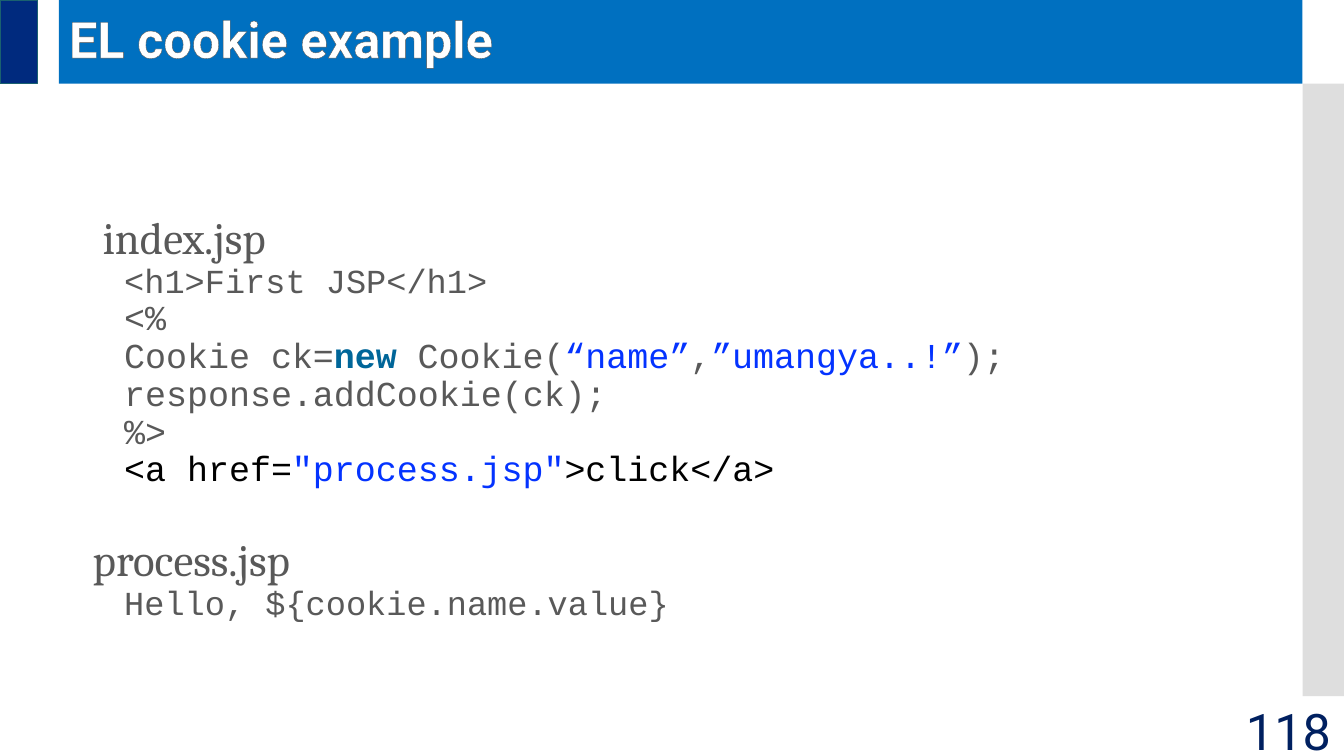
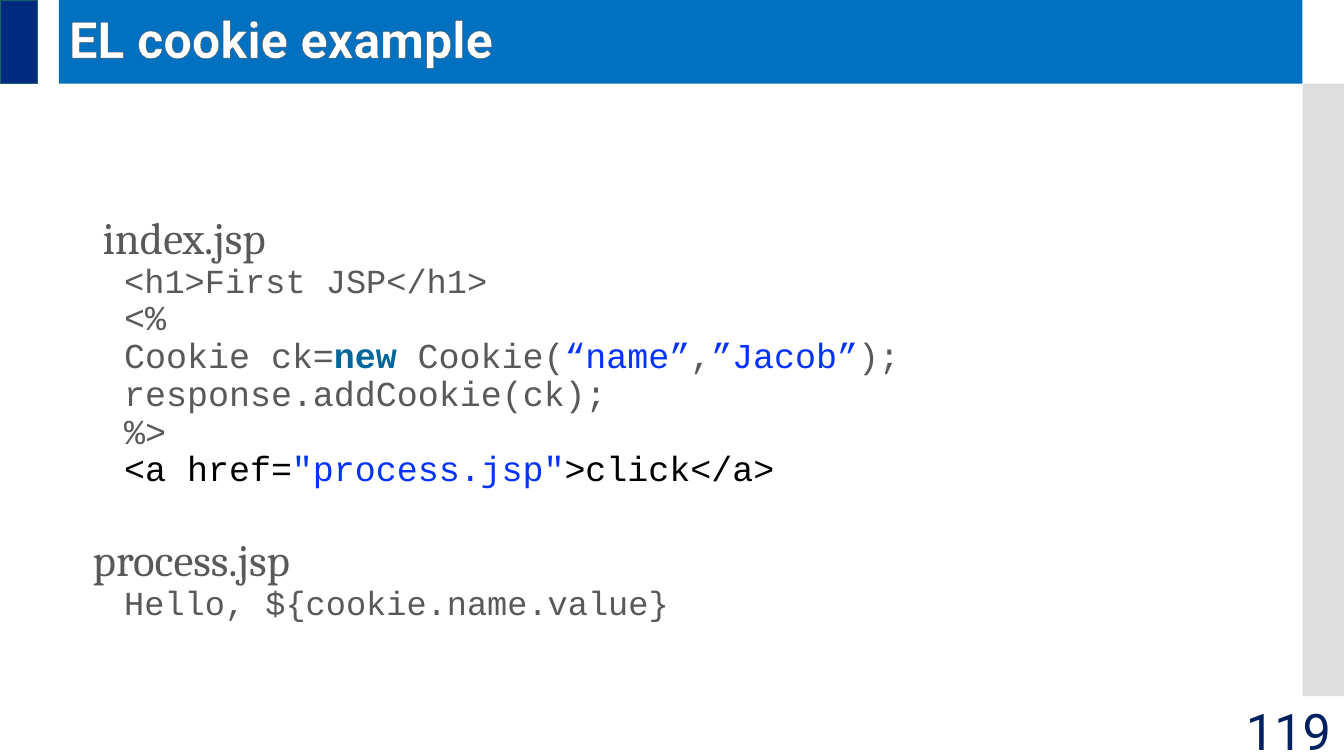
Before and after one commit to jrambasana/AJP2022-material, a slide deck: slide 119 of AJP Slides/AJP (01ce0502) - Unit 5 - JSP.pptx (slide 118 before the commit). Drawn at 1344x756 pixels with LibreOffice and Linux fonts; fonts in the diff are those of the drawing. Boxes give left, top, right and bottom in pixels: in the first picture for what was removed or moved away, otherwise in the second. Text is boxed around its words. In the diff, an @@ line names an element or a change of style, - is before the commit and + after.

```diff
--- a/AJP Slides/AJP (01ce0502) - Unit 5 - JSP.pptx
+++ b/AJP Slides/AJP (01ce0502) - Unit 5 - JSP.pptx
@@ text at [124,343,900,376]: text changed @@
-Cookie ck=new Cookie(“name”,”umangya..!”);
+Cookie ck=new Cookie(“name”,”Jacob”);
@@ page number at [1246,713,1331,750]: text changed @@
-118
+119
```
Also in this commit, not shown: 1 other slide changed, 1 slide added, 4 other files.
